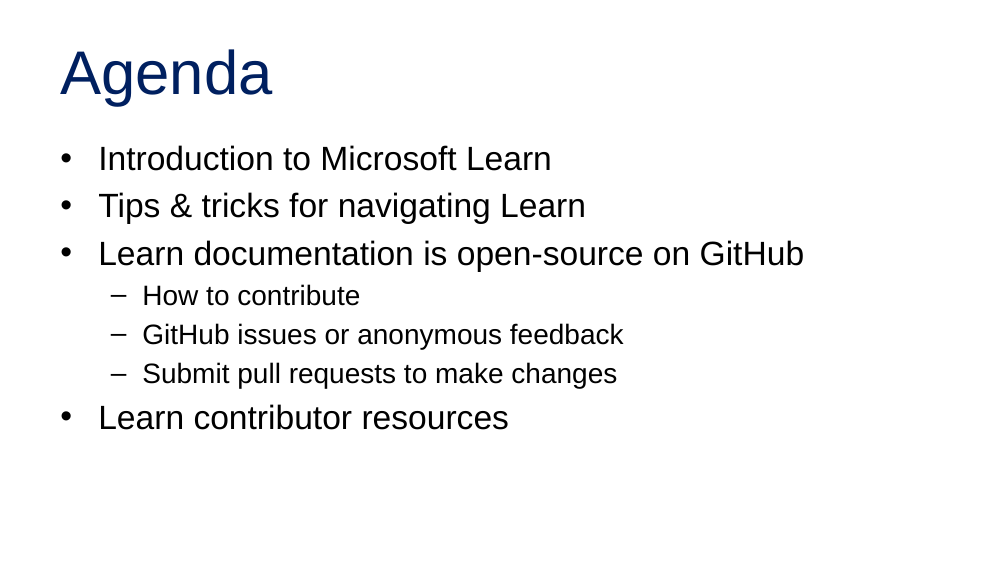
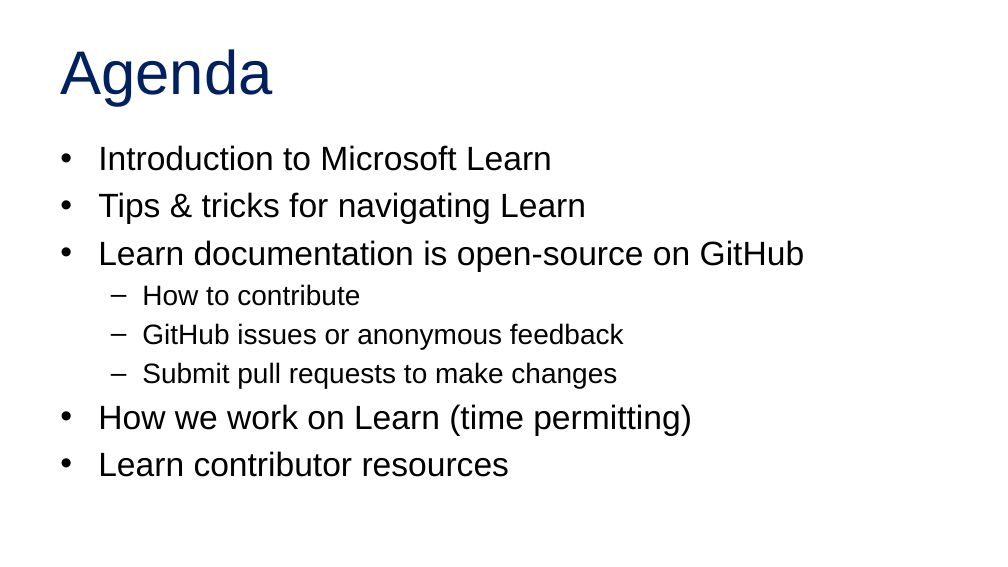
Before and after one commit to alvinashcraft/speaking, a slide deck: slide 4 of 2025/1116_VSLiveOrlando/Contributing to Learn/VSLive Orlando 25 - Become a MS Learn Contributor_AlvinAshcraft.pptx. Drawn at 1008x567 pixels with LibreOffice and Linux fonts; fonts in the diff are those of the drawing; background and template pictures are left out. Boxes give left, top, right and bottom in pixels: in the first picture for what was removed or moved away, otherwise in the second. Text is boxed around its words. In the diff, an @@ line names an element or a change of style, - is before the commit and + after.

Commit message:
Update Learn slides for live360 orlando 25

```diff
--- a/2025/1116_VSLiveOrlando/Contributing to Learn/VSLive Orlando 25 - Become a MS Learn Contributor_AlvinAshcraft.pptx
+++ b/2025/1116_VSLiveOrlando/Contributing to Learn/VSLive Orlando 25 - Become a MS Learn Contributor_AlvinAshcraft.pptx
@@ text at (x1=98, y1=404, x2=692, y2=436): paragraph added @@
+• How we work on Learn (time permitting)
```
Also in this commit, not shown: 5 other slides changed.
